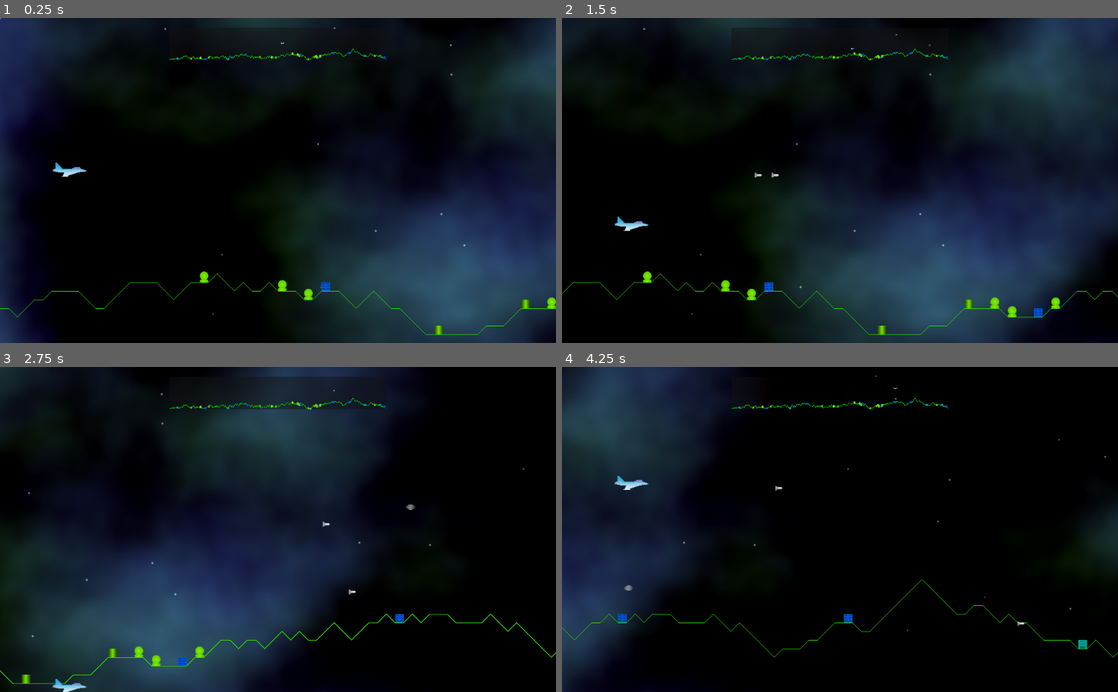
Above: before the commit, frames 1-4 (two rows, left to right).
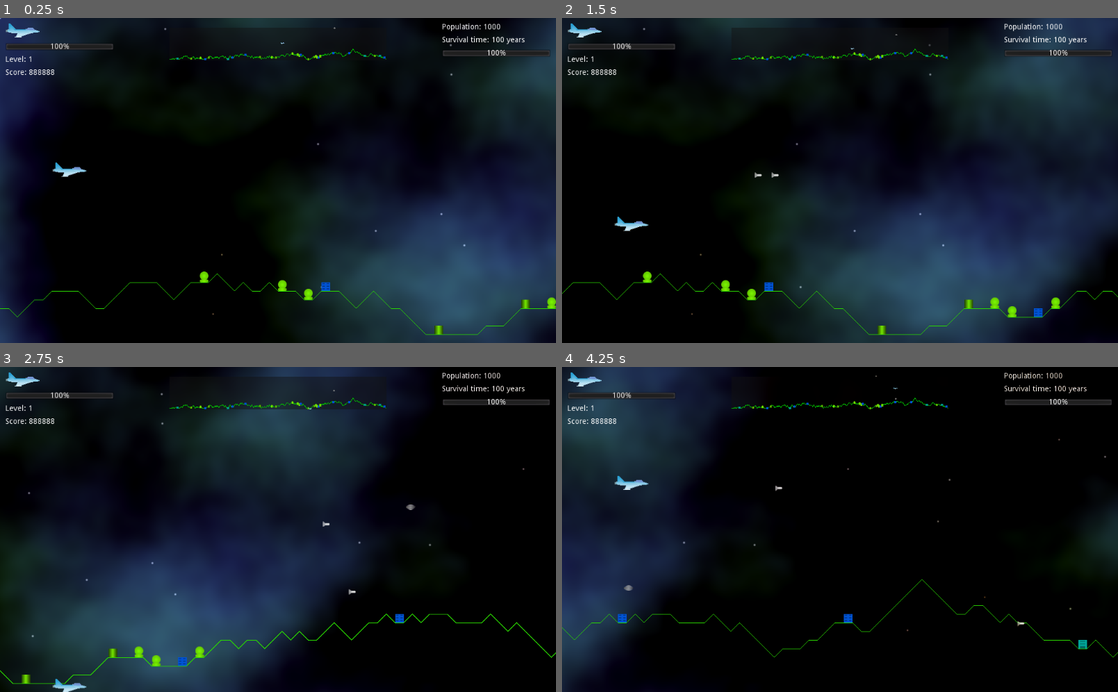
Above: after the commit, the same moments.

Repository: andrew-wilkes/godotia
Game: Godot game, scene res://scenes/Main.tscn
Two runs of this game, one before a commit and one after it. Both use one fixed random seed, a clock stepped at 60 frames per second and the inputs below.
Inputs:
- Up to frame 1 (0.25 s): no input
- Up to frame 2 (1.5 s): tap Enter (ui_accept) at 0.5, 0.77 s; hold Right (ui_right) 0.53-1.28 s; hold Down (ui_down) from 1.28 s (still down)
- Up to frame 3 (2.75 s): tap Enter (ui_accept) at 1.52 s; release Down (ui_down) at 2.03 s; hold Right (ui_right) from 2.03 s (still down)
- Up to frame 4 (4.25 s): release Right (ui_right) at 2.78 s; hold Up (ui_up) 2.78-3.53 s; tap Enter (ui_accept) at 3.02, 3.77 s; hold Left (ui_left) from 3.53 s (still down)

The runs differ from the first frame. In frame 1, 0.9% of the frame differs, in the area x 1-99%, y 1-18%; in frame 2, 1.1%; in frame 3, 1.0%; in frame 4, 1.1%.

Commit message:
Add statistics scene

Diff:
--- a/scenes/Main.gd
+++ b/scenes/Main.gd
@@ -21,6 +21,7 @@
 var sky_pos = 0
 var enemies_to_spawn = 0
 var size
+var stats
 
 func _ready():
 	background = $ParallaxBackground
@@ -30,6 +31,7 @@
 	player.direction = RIGHT
 	anim = $AnimationPlayer
 	map = $Map
+	stats = $Statistics
 	# Allow for renaming of the parallax layer(s) later, so using find_node() and get_parent()
 	terrain = find_node("Terrain")
 	terrain.get_parent().motion_mirroring.x = terrain.last_point.x
@@ -48,6 +50,8 @@
 	sky.resize(size)
 	map.resize(terrain, size.y)
 	map.rect_position.x = (size.x - map.rect_size.x) / 2
+	stats.rect_size.x = size.x
+	MarginContainer
 
 
 func start_game():
--- a/scenes/Main.tscn
+++ b/scenes/Main.tscn
@@ -1,8 +1,9 @@
-[gd_scene load_steps=9 format=2]
+[gd_scene load_steps=10 format=2]
 
 [ext_resource path="res://scenes/Main.gd" type="Script" id=1]
 [ext_resource path="res://scenes/Terrain.tscn" type="PackedScene" id=2]
 [ext_resource path="res://scenes/Player.tscn" type="PackedScene" id=3]
+[ext_resource path="res://scenes/Statistics.tscn" type="PackedScene" id=4]
 [ext_resource path="res://textures/shaders/star-sky.shader" type="Shader" id=6]
 [ext_resource path="res://scenes/Map.tscn" type="PackedScene" id=7]
 [ext_resource path="res://scenes/Sky.gd" type="Script" id=8]
@@ -62,4 +63,7 @@
 
 [node name="Spawner" type="Timer" parent="."]
 one_shot = true
+
+[node name="Statistics" parent="." instance=ExtResource( 4 )]
+margin_bottom = 108.0
 [connection signal="timeout" from="Spawner" to="." method="_on_Spawner_timeout"]
--- /dev/null
+++ b/scenes/Statistics.gd
@@ -0,0 +1,18 @@
+extends MarginContainer
+
+var lives
+var health
+var level
+var score
+var population
+var time
+var energy
+
+func _ready():
+	lives = $HBox/Left/Lives
+	health = $HBox/Left/Health
+	level = $HBox/Left/Level
+	score = $HBox/Left/Score
+	population = $HBox/Right/Pop
+	time = $HBox/Right/Time
+	energy = $HBox/Right/Energy
--- /dev/null
+++ b/scenes/Statistics.tscn
@@ -0,0 +1,88 @@
+[gd_scene load_steps=3 format=2]
+
+[ext_resource path="res://textures/plane.png" type="Texture" id=1]
+[ext_resource path="res://scenes/Statistics.gd" type="Script" id=2]
+
+[node name="Statistics" type="MarginContainer"]
+anchor_right = 1.0
+margin_bottom = 90.0
+size_flags_horizontal = 3
+size_flags_vertical = 0
+custom_constants/margin_right = 10
+custom_constants/margin_top = 10
+custom_constants/margin_left = 10
+script = ExtResource( 2 )
+__meta__ = {
+"_edit_use_anchors_": false
+}
+
+[node name="HBox" type="HBoxContainer" parent="."]
+margin_left = 10.0
+margin_top = 10.0
+margin_right = 1014.0
+margin_bottom = 108.0
+
+[node name="Left" type="VBoxContainer" parent="HBox"]
+margin_right = 200.0
+margin_bottom = 98.0
+rect_min_size = Vector2( 200, 0 )
+custom_constants/separation = 10
+
+[node name="Lives" type="HBoxContainer" parent="HBox/Left"]
+margin_right = 200.0
+margin_bottom = 26.0
+
+[node name="TextureRect" type="TextureRect" parent="HBox/Left/Lives"]
+margin_right = 64.0
+margin_bottom = 26.0
+texture = ExtResource( 1 )
+stretch_mode = 1
+
+[node name="Health" type="ProgressBar" parent="HBox/Left"]
+margin_top = 36.0
+margin_right = 200.0
+margin_bottom = 50.0
+value = 100.0
+
+[node name="Level" type="Label" parent="HBox/Left"]
+margin_top = 60.0
+margin_right = 200.0
+margin_bottom = 74.0
+text = "Level: 1"
+
+[node name="Score" type="Label" parent="HBox/Left"]
+margin_top = 84.0
+margin_right = 200.0
+margin_bottom = 98.0
+text = "Score: 888888"
+
+[node name="ColorRect" type="ColorRect" parent="HBox"]
+margin_left = 204.0
+margin_right = 800.0
+margin_bottom = 98.0
+size_flags_horizontal = 3
+color = Color( 1, 1, 1, 0 )
+
+[node name="Right" type="VBoxContainer" parent="HBox"]
+margin_left = 804.0
+margin_right = 1004.0
+margin_bottom = 98.0
+rect_min_size = Vector2( 200, 0 )
+custom_constants/separation = 10
+
+[node name="Pop" type="Label" parent="HBox/Right"]
+margin_right = 200.0
+margin_bottom = 14.0
+text = "Population: 1000"
+
+[node name="Time" type="Label" parent="HBox/Right"]
+margin_top = 24.0
+margin_right = 200.0
+margin_bottom = 38.0
+text = "Survival time: 100 years"
+
+[node name="Energy" type="ProgressBar" parent="HBox/Right"]
+margin_top = 48.0
+margin_right = 200.0
+margin_bottom = 62.0
+value = 100.0
